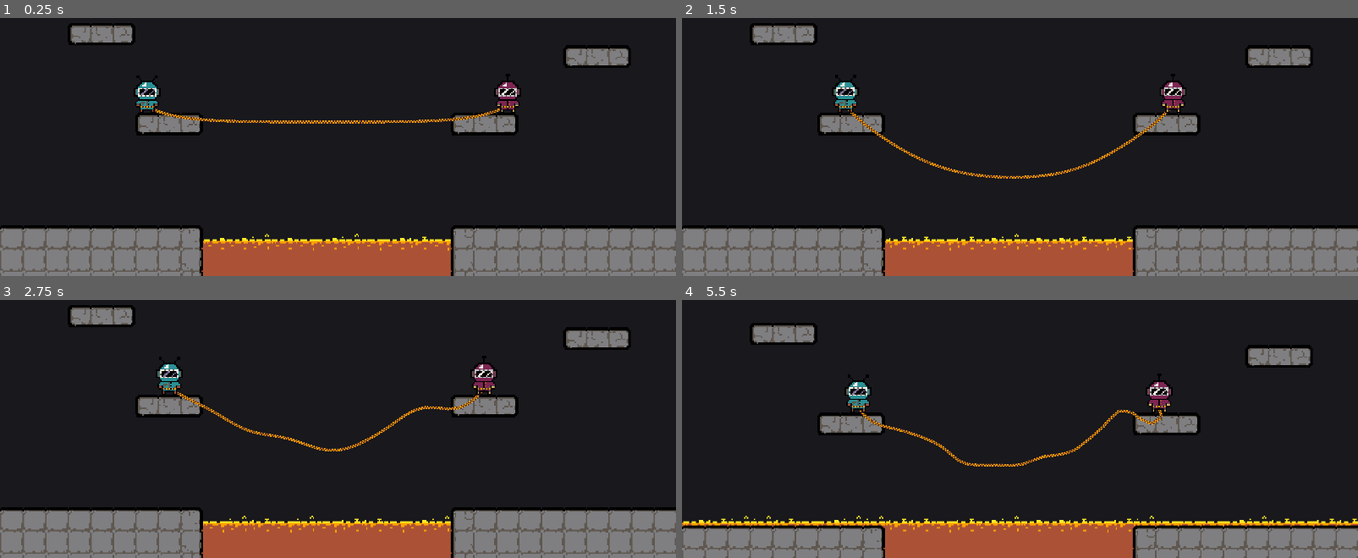
Above: before the commit, frames 1-4 (two rows, left to right).
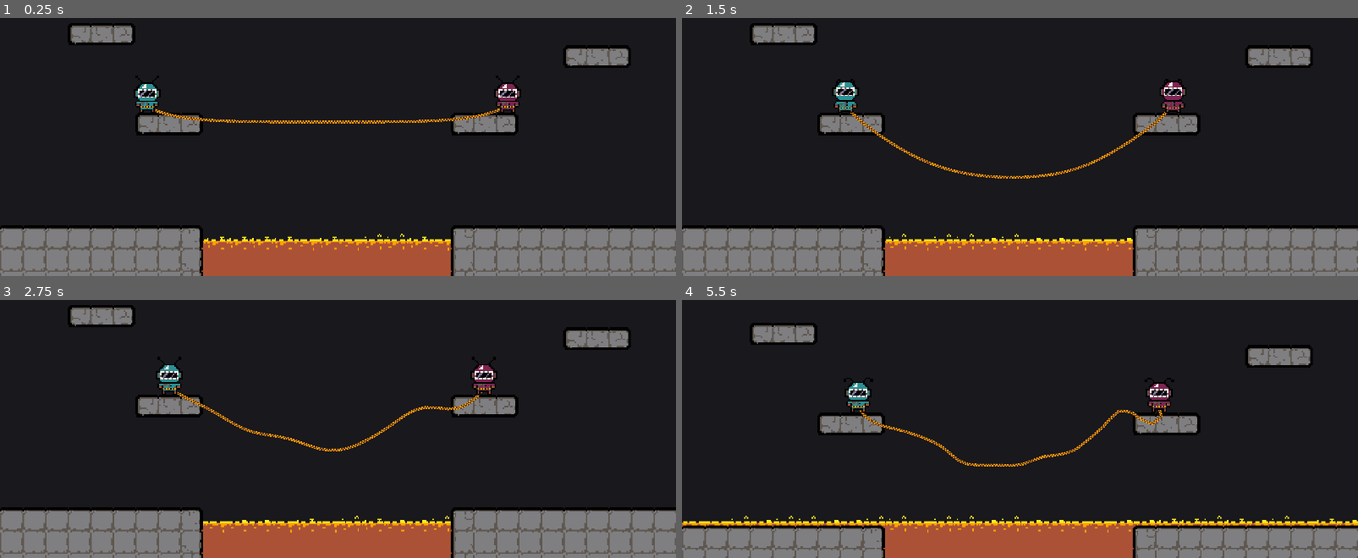
Above: after the commit, the same moments.

Repository: MiikaVirpio/PushingRope
Game: Godot game, scene res://Scenes/world.tscn
Same seed, same stepped clock (60 frames per second), same inputs: the game is played once before the commit and once after it.
Inputs:
- Up to frame 1 (0.25 s): no input
- Up to frame 2 (1.5 s): tap Enter (ui_accept) at 0.5, 0.6, 0.77, 1.07, 1.35 s
- Up to frame 3 (2.75 s): tap Enter (ui_accept) at 1.52, 1.82, 2.1 s
- Up to frame 4 (5.5 s): tap Enter (ui_accept) at 2.85, 3.02, 3.32, 3.6, 3.77, 4.07, 4.35, 4.52, 4.82, 5.1 s

The runs differ from the first frame. In frame 1, 0.6% of the frame differs, in the area x 19-78%, y 21-91%; in frame 2, 0.5%; in frame 3, 0.5%; in frame 4, 0.9%, in the area x 0-100%, y 28-91%.
Error before the commit: Invalid call. Nonexistent function 'toggle_stick' in base 'Node2D'. (res://Scripts/world.gd:60)

Commit message:
Added idle animation

Diff:
--- a/Scenes/player1.tscn
+++ b/Scenes/player1.tscn
@@ -1,10 +1,135 @@
-[gd_scene load_steps=5 format=3 uid="uid://x2riw8a35vm6"]
+[gd_scene load_steps=22 format=3 uid="uid://x2riw8a35vm6"]
 
 [ext_resource type="Script" uid="uid://rcewdy5oggtn" path="res://Scripts/player.gd" id="1_ndhuy"]
-[ext_resource type="Texture2D" uid="uid://omoa8cyvwnql" path="res://Assets/Sprites/Player/Player1.png" id="2_ndhuy"]
+[ext_resource type="Texture2D" uid="uid://dw84o5b6bhjw7" path="res://Assets/Sprites/Player/Player1-Sheet.png" id="2_ndhuy"]
 
 [sub_resource type="PhysicsMaterial" id="PhysicsMaterial_cvnsp"]
 friction = 0.1
+
+[sub_resource type="AtlasTexture" id="AtlasTexture_rliju"]
+atlas = ExtResource("2_ndhuy")
+region = Rect2(0, 0, 32, 32)
+
+[sub_resource type="AtlasTexture" id="AtlasTexture_l2cxq"]
+atlas = ExtResource("2_ndhuy")
+region = Rect2(32, 0, 32, 32)
+
+[sub_resource type="AtlasTexture" id="AtlasTexture_8k31v"]
+atlas = ExtResource("2_ndhuy")
+region = Rect2(64, 0, 32, 32)
+
+[sub_resource type="AtlasTexture" id="AtlasTexture_r1we1"]
+atlas = ExtResource("2_ndhuy")
+region = Rect2(96, 0, 32, 32)
+
+[sub_resource type="AtlasTexture" id="AtlasTexture_hyhp3"]
+atlas = ExtResource("2_ndhuy")
+region = Rect2(128, 0, 32, 32)
+
+[sub_resource type="AtlasTexture" id="AtlasTexture_vk7wr"]
+atlas = ExtResource("2_ndhuy")
+region = Rect2(160, 0, 32, 32)
+
+[sub_resource type="AtlasTexture" id="AtlasTexture_bgaft"]
+atlas = ExtResource("2_ndhuy")
+region = Rect2(192, 0, 32, 32)
+
+[sub_resource type="AtlasTexture" id="AtlasTexture_dlwgx"]
+atlas = ExtResource("2_ndhuy")
+region = Rect2(224, 0, 32, 32)
+
+[sub_resource type="AtlasTexture" id="AtlasTexture_p8sdw"]
+atlas = ExtResource("2_ndhuy")
+region = Rect2(256, 0, 32, 32)
+
+[sub_resource type="AtlasTexture" id="AtlasTexture_potr2"]
+atlas = ExtResource("2_ndhuy")
+region = Rect2(288, 0, 32, 32)
+
+[sub_resource type="AtlasTexture" id="AtlasTexture_dkc2k"]
+atlas = ExtResource("2_ndhuy")
+region = Rect2(320, 0, 32, 32)
+
+[sub_resource type="AtlasTexture" id="AtlasTexture_fiohe"]
+atlas = ExtResource("2_ndhuy")
+region = Rect2(352, 0, 32, 32)
+
+[sub_resource type="AtlasTexture" id="AtlasTexture_gedb1"]
+atlas = ExtResource("2_ndhuy")
+region = Rect2(0, 32, 32, 32)
+
+[sub_resource type="AtlasTexture" id="AtlasTexture_gfrpk"]
+atlas = ExtResource("2_ndhuy")
+region = Rect2(32, 32, 32, 32)
+
+[sub_resource type="AtlasTexture" id="AtlasTexture_cstsv"]
+atlas = ExtResource("2_ndhuy")
+region = Rect2(64, 32, 32, 32)
+
+[sub_resource type="AtlasTexture" id="AtlasTexture_fq6nf"]
+atlas = ExtResource("2_ndhuy")
+region = Rect2(96, 32, 32, 32)
+
+[sub_resource type="SpriteFrames" id="SpriteFrames_5s486"]
+animations = [{
+"frames": [{
+"duration": 1.0,
+"texture": SubResource("AtlasTexture_rliju")
+}, {
+"duration": 1.0,
+"texture": SubResource("AtlasTexture_l2cxq")
+}, {
+"duration": 1.0,
+"texture": SubResource("AtlasTexture_8k31v")
+}, {
+"duration": 1.0,
+"texture": SubResource("AtlasTexture_r1we1")
+}, {
+"duration": 1.0,
+"texture": SubResource("AtlasTexture_hyhp3")
+}, {
+"duration": 1.0,
+"texture": SubResource("AtlasTexture_vk7wr")
+}, {
+"duration": 1.0,
+"texture": SubResource("AtlasTexture_bgaft")
+}, {
+"duration": 1.0,
+"texture": SubResource("AtlasTexture_dlwgx")
+}, {
+"duration": 1.0,
+"texture": SubResource("AtlasTexture_p8sdw")
+}, {
+"duration": 1.0,
+"texture": SubResource("AtlasTexture_potr2")
+}, {
+"duration": 1.0,
+"texture": SubResource("AtlasTexture_dkc2k")
+}, {
+"duration": 1.0,
+"texture": SubResource("AtlasTexture_fiohe")
+}],
+"loop": true,
+"name": &"Idle",
+"speed": 5.0
+}, {
+"frames": [{
+"duration": 1.0,
+"texture": SubResource("AtlasTexture_gedb1")
+}, {
+"duration": 1.0,
+"texture": SubResource("AtlasTexture_gfrpk")
+}, {
+"duration": 1.0,
+"texture": SubResource("AtlasTexture_cstsv")
+}, {
+"duration": 1.0,
+"texture": SubResource("AtlasTexture_fq6nf")
+}],
+"loop": true,
+"name": &"Walk",
+"speed": 10.0
+}]
 
 [sub_resource type="CapsuleShape2D" id="CapsuleShape2D_rliju"]
 radius = 8.0
@@ -21,9 +146,11 @@
 linear_damp = 4.0
 script = ExtResource("1_ndhuy")
 
-[node name="Sprite2D" type="Sprite2D" parent="."]
+[node name="Animation" type="AnimatedSprite2D" parent="."]
 position = Vector2(0, -11)
-texture = ExtResource("2_ndhuy")
+sprite_frames = SubResource("SpriteFrames_5s486")
+animation = &"Idle"
+autoplay = "Idle"
 
 [node name="HitBox" type="CollisionShape2D" parent="."]
 position = Vector2(0, -7)
--- a/Scenes/player2.tscn
+++ b/Scenes/player2.tscn
@@ -1,10 +1,102 @@
-[gd_scene load_steps=5 format=3 uid="uid://cebboy6hgycxi"]
+[gd_scene load_steps=18 format=3 uid="uid://cebboy6hgycxi"]
 
 [ext_resource type="Script" uid="uid://rcewdy5oggtn" path="res://Scripts/player.gd" id="1_x88p5"]
-[ext_resource type="Texture2D" uid="uid://dh10vndqgp7f8" path="res://Assets/Sprites/Player/Player2.png" id="2_x88p5"]
+[ext_resource type="Texture2D" uid="uid://r07vds3iklcc" path="res://Assets/Sprites/Player/Player2-Sheet.png" id="2_x88p5"]
 
 [sub_resource type="PhysicsMaterial" id="PhysicsMaterial_cvnsp"]
 friction = 0.1
+
+[sub_resource type="AtlasTexture" id="AtlasTexture_udwdc"]
+atlas = ExtResource("2_x88p5")
+region = Rect2(0, 0, 32, 32)
+
+[sub_resource type="AtlasTexture" id="AtlasTexture_6mtmu"]
+atlas = ExtResource("2_x88p5")
+region = Rect2(32, 0, 32, 32)
+
+[sub_resource type="AtlasTexture" id="AtlasTexture_5fhls"]
+atlas = ExtResource("2_x88p5")
+region = Rect2(64, 0, 32, 32)
+
+[sub_resource type="AtlasTexture" id="AtlasTexture_8sl0u"]
+atlas = ExtResource("2_x88p5")
+region = Rect2(96, 0, 32, 32)
+
+[sub_resource type="AtlasTexture" id="AtlasTexture_xrga1"]
+atlas = ExtResource("2_x88p5")
+region = Rect2(128, 0, 32, 32)
+
+[sub_resource type="AtlasTexture" id="AtlasTexture_o6vle"]
+atlas = ExtResource("2_x88p5")
+region = Rect2(160, 0, 32, 32)
+
+[sub_resource type="AtlasTexture" id="AtlasTexture_nqlr8"]
+atlas = ExtResource("2_x88p5")
+region = Rect2(192, 0, 32, 32)
+
+[sub_resource type="AtlasTexture" id="AtlasTexture_bn1s6"]
+atlas = ExtResource("2_x88p5")
+region = Rect2(224, 0, 32, 32)
+
+[sub_resource type="AtlasTexture" id="AtlasTexture_ashrr"]
+atlas = ExtResource("2_x88p5")
+region = Rect2(256, 0, 32, 32)
+
+[sub_resource type="AtlasTexture" id="AtlasTexture_o2i0o"]
+atlas = ExtResource("2_x88p5")
+region = Rect2(288, 0, 32, 32)
+
+[sub_resource type="AtlasTexture" id="AtlasTexture_yarfb"]
+atlas = ExtResource("2_x88p5")
+region = Rect2(320, 0, 32, 32)
+
+[sub_resource type="AtlasTexture" id="AtlasTexture_csrft"]
+atlas = ExtResource("2_x88p5")
+region = Rect2(352, 0, 32, 32)
+
+[sub_resource type="SpriteFrames" id="SpriteFrames_b30ec"]
+animations = [{
+"frames": [{
+"duration": 1.0,
+"texture": SubResource("AtlasTexture_udwdc")
+}, {
+"duration": 1.0,
+"texture": SubResource("AtlasTexture_6mtmu")
+}, {
+"duration": 1.0,
+"texture": SubResource("AtlasTexture_5fhls")
+}, {
+"duration": 1.0,
+"texture": SubResource("AtlasTexture_8sl0u")
+}, {
+"duration": 1.0,
+"texture": SubResource("AtlasTexture_xrga1")
+}, {
+"duration": 1.0,
+"texture": SubResource("AtlasTexture_o6vle")
+}, {
+"duration": 1.0,
+"texture": SubResource("AtlasTexture_nqlr8")
+}, {
+"duration": 1.0,
+"texture": SubResource("AtlasTexture_bn1s6")
+}, {
+"duration": 1.0,
+"texture": SubResource("AtlasTexture_ashrr")
+}, {
+"duration": 1.0,
+"texture": SubResource("AtlasTexture_o2i0o")
+}, {
+"duration": 1.0,
+"texture": SubResource("AtlasTexture_yarfb")
+}, {
+"duration": 1.0,
+"texture": SubResource("AtlasTexture_csrft")
+}],
+"loop": true,
+"name": &"Idle",
+"speed": 5.0
+}]
 
 [sub_resource type="CapsuleShape2D" id="CapsuleShape2D_rliju"]
 radius = 8.0
@@ -22,9 +114,11 @@
 script = ExtResource("1_x88p5")
 player_id = "p2"
 
-[node name="Sprite2D" type="Sprite2D" parent="."]
+[node name="Animation" type="AnimatedSprite2D" parent="."]
 position = Vector2(0, -11)
-texture = ExtResource("2_x88p5")
+sprite_frames = SubResource("SpriteFrames_b30ec")
+animation = &"Idle"
+autoplay = "Idle"
 
 [node name="HitBox" type="CollisionShape2D" parent="."]
 position = Vector2(0, -7)
--- a/Scripts/player.gd
+++ b/Scripts/player.gd
@@ -10,6 +10,7 @@
 var move_force := Configs.MOVE_FORCE
 var jump_force := Configs.JUMP_FORCE
 var player_state := STATES.IDLE
+@onready var animated_sprite = $Animation
 
 # Custom functions
 
@@ -48,6 +49,11 @@
 		player_state = STATES.IDLE
 
 
+func _process(delta: float) -> void:
+	if player_state == STATES.WALKING:
+		# DO ANIMATION
+		animated_sprite.play("Idle")
+
 func _on_body_entered(body: Node) -> void:
 	# You touch lava, you die
 	if body.name == "LavaTileMap":
--- a/Scripts/world.gd
+++ b/Scripts/world.gd
@@ -54,7 +54,3 @@
 	# Bind ESC to close game
 	if Input.is_action_just_pressed("ui_cancel"):
 		get_tree().quit()
-
-	# Bind Enter to rope toggle_stick
-	if Input.is_action_just_pressed("ui_accept"):
-		rope.toggle_stick()
Not shown: 1 places in Scenes/rope_segment.tscn that only renumber resources
Not shown: 1 places in Scenes/world.tscn that only renumber resources
